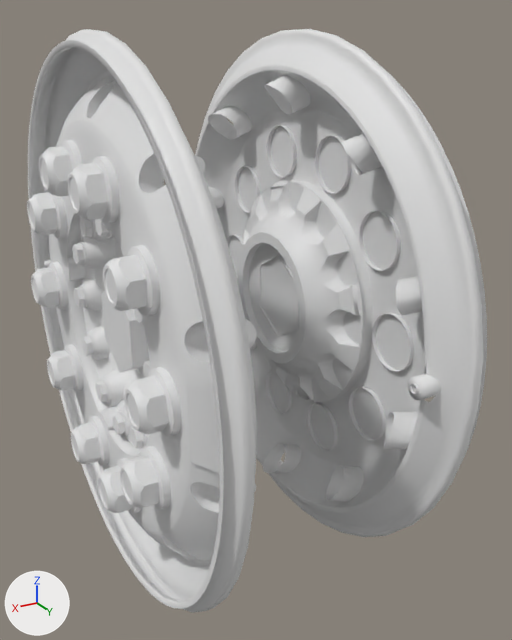
What one commit did to the Blender file base/vehicle/truck/upgrade/rim/50k_alcoa/front.blend.
The view is the same before and after, from a 50 mm camera at (0.336, 0.704, 0.309) aimed at (-0.044, 0.03, -0.011). The axes (+X, +Y, +Z) are drawn at lower left. The lights are the same throughout.

In view in the first picture: 'Cylinder.020', 'Cylinder.021', 'Cylinder.026', 'Cylinder.027', 'alcoa.021', 'axle_daf_r.013', 'axle_daf_r.014', 'axle_mb_r.021', 'rim.037', 'rim.038', 'rim.039', 'rim.040'.
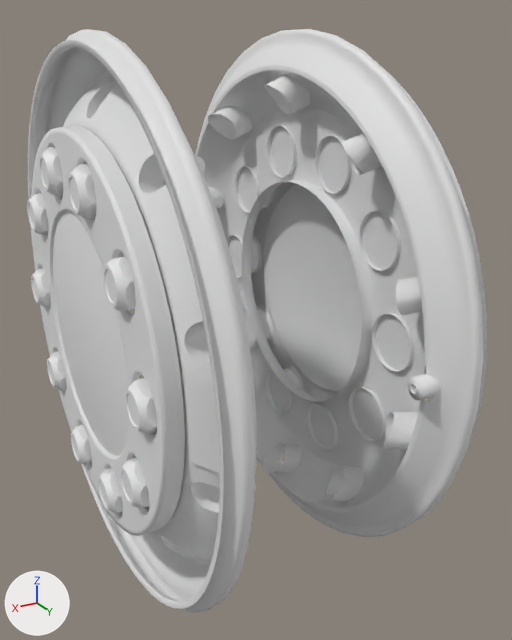
Not drawn themselves, but carrying or shaping drawn objects: ob_iveco_axle_empty_003, ob_iveco_axle_empty_002, ob_iveco_axle_empty_001, ob_iveco_axle_empty, ob_empty_daf.

Changed parts and their boxes (x1, y1, x2, y2) in the pictures (512 x 640 px):
'rim.038', moved: (195, 29, 487, 537) in both
'rim.039', moved: (28, 29, 257, 613) in both
'rim_ring_L.016', added: after (31, 126, 185, 536)
'rim.040', moved: before (27, 140, 182, 514); after (27, 147, 157, 513)
'rim_ring_L.013', added: after (251, 182, 427, 401)
'Cylinder.026', deleted: before (238, 181, 363, 403)
'Cylinder.027', deleted: before (249, 243, 300, 351)
'Cylinder.021', deleted: before (79, 219, 149, 451)
'rim.037', moved: (227, 125, 414, 451) in both
'axle_mb_r.021', deleted: before (72, 217, 150, 449)
'Cylinder.020', deleted: before (101, 291, 149, 378)
'axle_daf_r.013', deleted: before (67, 219, 119, 430)
'axle_daf_r.014', deleted: before (271, 184, 372, 400)

The change, as a diff of the scene's bpy script:
```diff
--- a/base/vehicle/truck/upgrade/rim/50k_alcoa/front.blend.py
+++ b/base/vehicle/truck/upgrade/rim/50k_alcoa/front.blend.py
@@ ob_empty_daf @@
 ob_empty_daf.location = (0.0, 0.0, 0.0)
-ob_empty_daf.rotation_euler = (-1.257, 0.0, 3.142)  # degrees (-72, 0, 180)
 ob_empty_daf.hide_set(True)  # its collection is switched off
@@ ob_iveco_axle_empty_003 @@
-ob_iveco_axle_empty_003 = bpy.data.objects.new('iveco_axle_empty.003', None)
@@ ob_cylinder_027 @@
-ob_cylinder_027 = bpy.data.objects.new('Cylinder.027', me_cylinder)
@@ ob_cylinder_026 @@
-ob_cylinder_026 = bpy.data.objects.new('Cylinder.026', me_cylinder_003)
@@ ob_axle_mb_r_020 @@
 ob_axle_mb_r_020 = bpy.data.objects.new('axle_mb_r.020', me_meshmodel1_050)
-ob_axle_mb_r_020.parent = ob_iveco_axle_empty_003
 ob_axle_mb_r_020.matrix_parent_inverse = Matrix(((1.0, 0.0, 0.0, 0.0), (0.0, 0.866, 0.5, 0.0), (0.0, -0.5, 0.866, 0.0), (0.0, 0.0, 0.0, 1.0)))
@@ ob_axle_mb_r_020 @@
 _m = ob_axle_mb_r_020.modifiers.new('Array', 'ARRAY')
 _m.use_object_offset = True
-_m.offset_object = ob_iveco_axle_empty_003
@@ ob_iveco_axle_empty_002 @@
-ob_iveco_axle_empty_002 = bpy.data.objects.new('iveco_axle_empty.002', None)
@@ ob_axle_daf_r_014 @@
-ob_axle_daf_r_014 = bpy.data.objects.new('axle_daf_r.014', me_meshmodel1_052)
@@ ob_iveco_axle_empty_001 @@
-ob_iveco_axle_empty_001 = bpy.data.objects.new('iveco_axle_empty.001', None)
@@ ob_axle_daf_r_013 @@
-ob_axle_daf_r_013 = bpy.data.objects.new('axle_daf_r.013', me_meshmodel1_052)
@@ ob_iveco_axle_empty @@
-ob_iveco_axle_empty = bpy.data.objects.new('iveco_axle_empty', None)
@@ ob_axle_mb_r_021 @@
-ob_axle_mb_r_021 = bpy.data.objects.new('axle_mb_r.021', me_meshmodel1_050)
@@ ob_cylinder_021 @@
-ob_cylinder_021 = bpy.data.objects.new('Cylinder.021', me_cylinder_003)
@@ ob_cylinder_020 @@
-ob_cylinder_020 = bpy.data.objects.new('Cylinder.020', me_cylinder)
@@ ob_axle_mb_r_023 @@
 _m = ob_axle_mb_r_023.modifiers.new('Array', 'ARRAY')
 _m.use_object_offset = True
-_m.offset_object = ob_iveco_axle_empty
 ob_axle_mb_r_023.hide_set(True)  # its collection is switched off
@@ ob_axle_mb_r_022 @@
 _m = ob_axle_mb_r_022.modifiers.new('Array', 'ARRAY')
 _m.use_object_offset = True
-_m.offset_object = ob_iveco_axle_empty
 ob_axle_mb_r_022.hide_set(True)  # its collection is switched off
@@ ob_cylinder @@
 _m = ob_cylinder.modifiers.new('Array', 'ARRAY')
 _m.use_object_offset = True
-_m.offset_object = ob_iveco_axle_empty
 _m = ob_cylinder.modifiers.new('EdgeSplit', 'EDGE_SPLIT')
@@ ob_rim_040 @@
 ob_rim_040 = bpy.data.objects.new('rim.040', me_meshmodel1_001)
-ob_rim_040.parent = ob_front_iveco
+ob_rim_040.parent = ob_empty_daf
 ob_rim_040.location = (0.0, 0.0, 0.0)
@@ ob_rim_039 @@
 ob_rim_039 = bpy.data.objects.new('rim.039', me_meshmodel1_035)
-ob_rim_039.parent = ob_front_iveco
+ob_rim_039.parent = ob_empty_daf
 ob_rim_039.location = (0.0, 0.0, 0.0)
@@ ob_rim_038 @@
 ob_rim_038 = bpy.data.objects.new('rim.038', me_meshmodel1_035)
-ob_rim_038.parent = ob_front_iveco
+ob_rim_038.parent = ob_empty_daf
 ob_rim_038.location = (0.0, 0.0, 0.0)
@@ ob_rim_037 @@
 ob_rim_037 = bpy.data.objects.new('rim.037', me_meshmodel1_001)
-ob_rim_037.parent = ob_front_iveco
+ob_rim_037.parent = ob_empty_daf
 ob_rim_037.location = (0.0, 0.0, 0.0)
@@ ob_rim_ring_l_016 @@
+ob_rim_ring_l_016 = bpy.data.objects.new('rim_ring_L.016', me_meshmodel1_024)  # 1261 vertices, 1300 faces; spans x -0.156..-0.132, y -0.217..0.217, z -0.218..0.218; in mat_axle_man (white #e7e7e7); modifiers EDGE_SPLIT
+ob_rim_ring_l_016.parent = ob_empty_daf
+ob_rim_ring_l_016.location = (0.0, 0.0, 0.0)
+ob_rim_ring_l_016.rotation_euler = (0.0, 0.0, 3.142)  # degrees (0, 0, 180)
@@ ob_rim_ring_l_013 @@
+ob_rim_ring_l_013 = bpy.data.objects.new('rim_ring_L.013', me_meshmodel1_024)  # 1261 vertices, 1300 faces; spans x -0.156..-0.132, y -0.217..0.217, z -0.218..0.218; in mat_axle_man (white #e7e7e7); modifiers EDGE_SPLIT
+ob_rim_ring_l_013.parent = ob_empty_daf
+ob_rim_ring_l_013.location = (0.0, 0.0, 0.0)
+ob_rim_ring_l_013.rotation_euler = (0.0, 0.0, 6.283)  # degrees (0, 0, 360)
```
